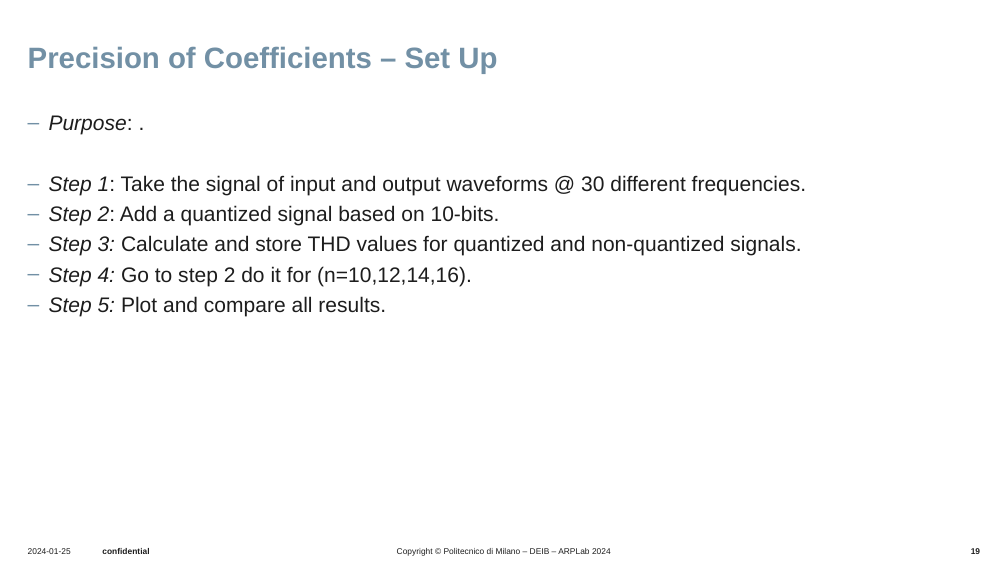
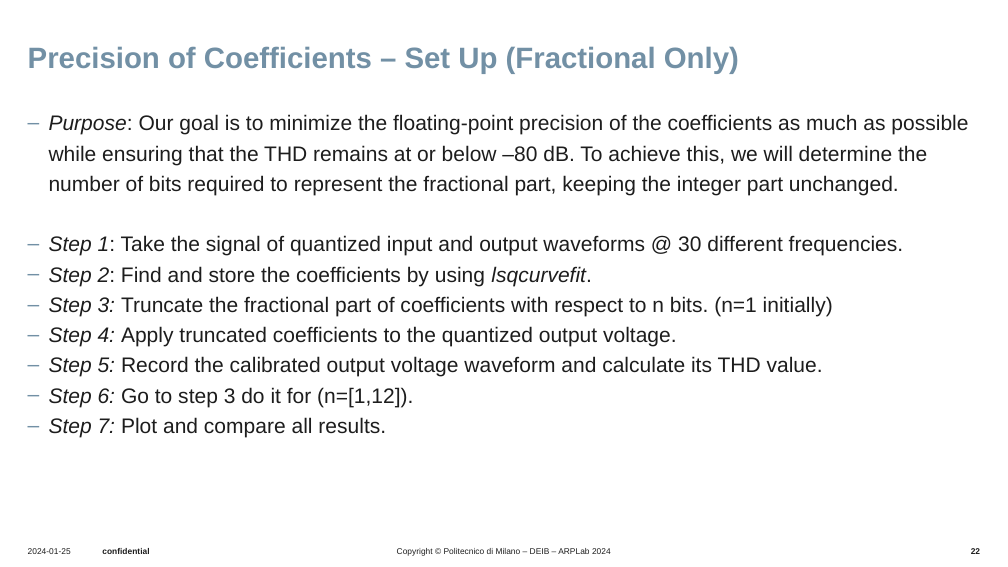
Before and after one commit to UseProxy305/thesisWork, a slide deck: slide 22 of Presentations/presentation6_2_oct/20251002_bi.pptx (slide 19 before the commit). Drawn at 1008x567 pixels with LibreOffice and Linux fonts; fonts in the diff are those of the drawing; background and template pictures are left out. Boxes give left, top, right and bottom in pixels: in the first picture for what was removed or moved away, otherwise in the second. Text is boxed around its words. In the diff, an @@ line names an element or a change of style, - is before the commit and + after.

```diff
--- a/Presentations/presentation6_2_oct/20251002_bi.pptx
+++ b/Presentations/presentation6_2_oct/20251002_bi.pptx
@@ title at (28, 46, 739, 74): text changed @@
-Precision of Coefficients – Set Up
+Precision of Coefficients – Set Up (Fractional Only)
@@ text at (49, 114, 968, 437): text changed @@
-‒ Purpose: .
-‒ Step 1: Take the signal of input and output waveforms @ 30 different frequencies.
-‒ Step 2: Add a quantized signal based on 10-bits.
-‒ Step 3: Calculate and store THD values for quantized and non-quantized signals.
-‒ Step 4: Go to step 2 do it for (n=10,12,14,16).
-‒ Step 5: Plot and compare all results.
+‒ Purpose: Our goal is to minimize the floating-point precision of the coefficients as much as possible while ensuring that the THD remains at or below –80 dB. To achieve this, we will determine the number of bits required to represent the fractional part, keeping the integer part unchanged.
+‒ Step 1: Take the signal of quantized input and output waveforms @ 30 different frequencies.
+‒ Step 2: Find and store the coefficients by using lsqcurvefit.
+‒ Step 3: Truncate the fractional part of coefficients with respect to n bits. (n=1 initially)
+‒ Step 4: Apply truncated coefficients to the quantized output voltage.
+‒ Step 5: Record the calibrated output voltage waveform and calculate its THD value.
+‒ Step 6: Go to step 3 do it for (n=[1,12]).
+‒ Step 7: Plot and compare all results.
@@ page number at (971, 548, 980, 554): text changed @@
-19
+22
```
Also in this commit, not shown: 13 other slides changed, 11 slides added, 32 slides removed, 13 other files.
